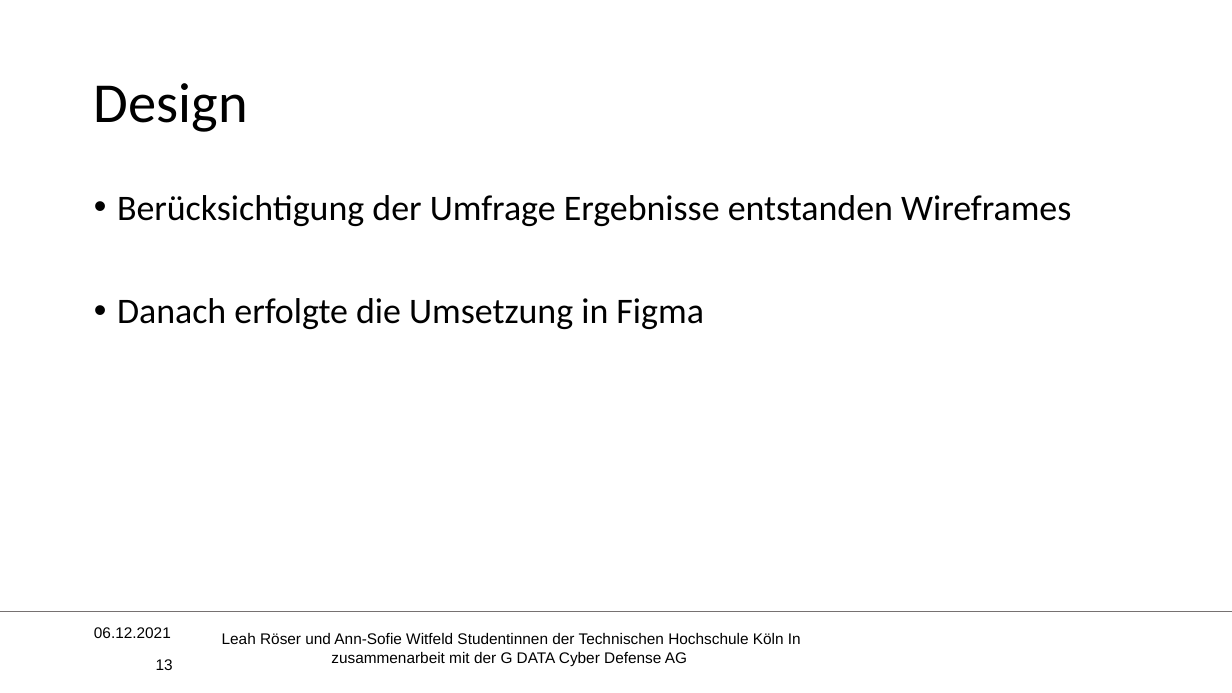
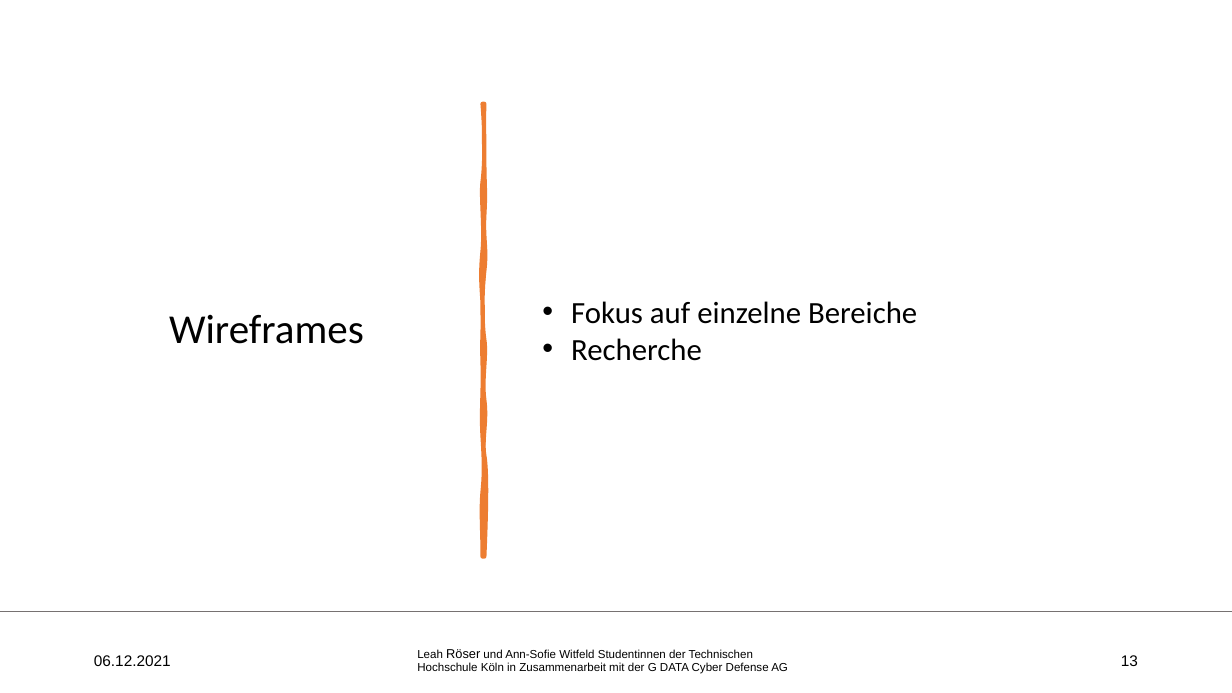
Before and after one commit to Miroeser/Praxisprojekt2021, a slide deck: slide 13 of Praesentation/Designevaluierung Schwerpunkt.pptx. Drawn at 1232x693 pixels with LibreOffice and Linux fonts; fonts in the diff are those of the drawing; background and template pictures are left out. Boxes give left, top, right and bottom in pixels: in the first picture for what was removed or moved away, otherwise in the second. Text is boxed around its words. In the diff, an @@ line names an element or a change of style, - is before the commit and + after.

```diff
--- a/Praesentation/Designevaluierung Schwerpunkt.pptx
+++ b/Praesentation/Designevaluierung Schwerpunkt.pptx
@@ title removed at (x1=94, y1=83, x2=248, y2=132) @@
-Design
@@ freeform shape added at (x1=482, y1=104, x2=484, y2=556), fill #ED7D31, outline #ED7D31 3.25 pt @@
@@ text removed at (x1=117, y1=195, x2=1071, y2=329) @@
-• Berücksichtigung der Umfrage Ergebnisse entstanden Wireframes
-• Danach erfolgte die Umsetzung in Figma
@@ title added at (x1=169, y1=314, x2=364, y2=344), 32 pt, text #000000 @@
+Wireframes
@@ text added at (x1=571, y1=301, x2=917, y2=361), 24 pt, text #000000 @@
+• Fokus auf einzelne Bereiche
+• Recherche
@@ text "06.12.2021" moved from (x1=94, y1=627, x2=171, y2=638) to (x1=94, y1=655, x2=171, y2=666) @@
@@ text "06.12.2021" at (x1=94, y1=655, x2=171, y2=666): more space between paragraphs @@
@@ text at (x1=417, y1=649, x2=788, y2=674): text changed; size 12 to 9 pt @@
-Leah Röser und Ann-Sofie Witfeld Studentinnen der Technischen Hochschule Köln In zusammenarbeit mit der G DATA Cyber Defense AG
+Leah Röser und Ann-Sofie Witfeld Studentinnen der Technischen Hochschule Köln in Zusammenarbeit mit der G DATA Cyber Defense AG
@@ page number at (x1=1121, y1=655, x2=1138, y2=666): more space between paragraphs @@
@@ page number moved from (x1=156, y1=659, x2=173, y2=670) to (x1=1121, y1=655, x2=1138, y2=666) @@
```
Also in this commit, not shown: 18 other slides changed, 7 slides added, 2 other files.
